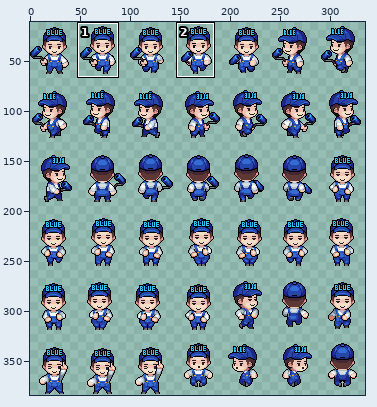
Sprite sheet -- blueman.png. The picture above shows the old version from afar; the outline marks the close-up.
Close-up. First the earlier version:
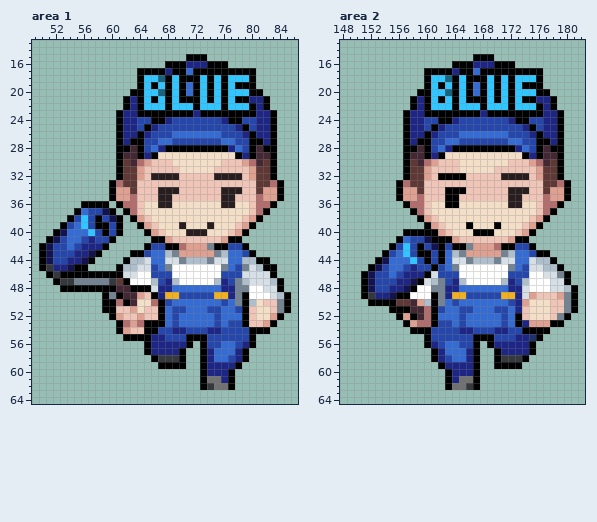
The file is 336x384 pixels. Colours within 5 levels of each other are drawn and written as one. Shown: area 1: x 49..86, y 13..64; area 2: x 148..182, y 13..64. The wide view leaves out empty margins. The commit also changed other parts of the picture, which this record leaves out.
New version:
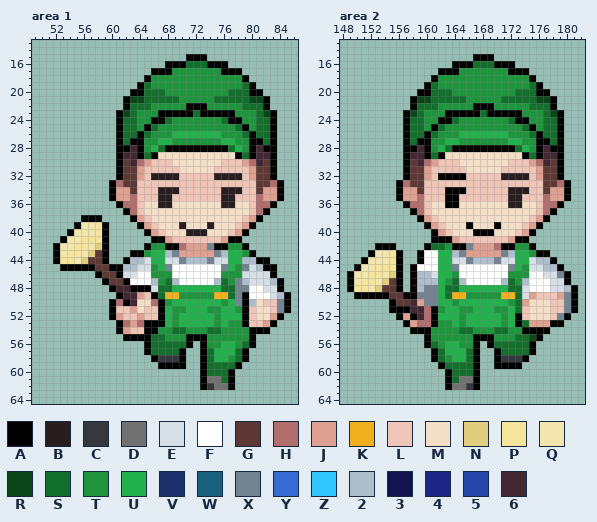
Palette (. is transparent): A #000000  B #281e20  C #35383d  D #717171  E #d6dfe6  F #ffffff  G #5d3834  H #b26d6d  J #dea091  K #f1b01e  L #eec5b7  M #f3dec8  N #e0cd7e  P #f5e49c  Q #f2e5ae  R #0c471c  S #13702c  T #1e943d  U #22b14c  V #1d316a  W #19627e  X #748391  Y #356cd3  Z #31c6ff  2 #aebecb  3 #131350  4 #1d2685  5 #2546ab  6 #432833
Edits made:
Changed rows in their new state; - is an unchanged pixel.
Area 1:
first column x 62:
16 ---------SSS---------
17 --..--ATTTTTTT---..--
18 --.ATTTTTTTTTTTTTA.--
19 ---STTTTTTTTTTTTTS---
20 ---SSSTTTTTTTTTSSS---
21 -RRSSSSSTTTTTSSSSSRR-
22 -SSSTTTTTA-ATTTTTSSS-
23 RSTTT-----S-----TTTSR
24 SSTT--STTTTTTTS--TTSS
25 SST-STTTTTTTTTTTS-TSS
26 SS-STTTUUUUUUUTTTS-SS
27 S--TTUUTTTTTTTUUTT--S
28 ---TUS---------SUT---
29 ---S-------------S---
first column x 50:
36 ------....--------------------
37 -----......-------------------
38 ----..AA-...------------------
39 ---..AQQP-..------------------
40 --..AQQQP-..------------------
41 -..AQQPPPA.-------------------
42 ..AQQPPQN-------TT---------TT-
43 ..AQPPQNGA-----TUU---------UUT
44 ..APPQNGGA------UU---------UU-
45 ...AA--AGGA-----TU---------UT-
46 -.......-GG-----TTT-------TTT-
47 --.......AG------TS-------ST--
48 ---.......-------SSUUUUUUUSS--
49 ---------..------S--TTTTT--S--
50 ---------.--------TUUUUUUUTU--
51 ---------.--------UTTUUUTTUUT-
52 ------------------UTUUUUUTUUU-
53 ------------------UTUUUUUTUTT-
54 -----------------TTSSTTTSSTTTT
55 ----------------SSTTT---TTTTTT
56 ----------------SSSSS---TTUUTS
57 ----------------SSSS----SUUUS-
58 ------------------------SUUTS-
59 ------------------------SSSS--
60 ------------------------SSS---
61 --------------------------S---
Area 2:
first column x 158:
16 ---------SSS---------
17 --..--ATTTTTTT---..--
18 --.ATTTTTTTTTTTTTA.--
19 ---STTTTTTTTTTTTTS---
20 ---SSSTTTTTTTTTSSS---
21 -RRSSSSSTTTTTSSSSSRR-
22 -SSSTTTTTA-ATTTTTSSS-
23 RSTTT-----S-----TTTSR
24 SSTT--STTTTTTTS--TTSS
25 SST-STTTTTTTTTTTS-TSS
26 SS-STTTUUUUUUUTTTS-SS
27 S--TTUUTTTTTTTUUTT--S
28 ---TUS---------SUT---
29 ---S-------------S---
31 -------L----M--------
first column x 149:
40 --------....---------------
41 -------.....---------------
42 ----AA-....ASST---------TT-
43 ---AQQPA..-FFUU---------UUT
44 --AQQQPA..AFFUU---------UU-
45 -AQQPPPA.AFFFUU---------UT-
46 AQQPPQNA.A22-UUT-------TTT-
47 AQPPQNGA.A22-UTS-------ST--
48 APPQNGGA.-2X-USSUUUUUUUSS--
49 -A-AAAGG-AXXXUS--TTTTT--S--
50 ---...-----XXUUTUUUUUUUTS--
51 -------------TUUTTUUUTTUS--
52 -------------UUUTUUUUUTU---
53 -------------TTUTUUUUUTU-S-
54 ------------TTTTSSTTTSSTT--
55 ------------TTTTTT---TTTSSR
56 ------------STUUTT---SSSSS-
57 -------------SUUUS----SSSS-
58 -------------STUUS---------
59 --------------SSSS---------
60 ---------------SSS---------
61 ---------------S-----------
Changed places in both close-ups, as pixel boxes (x1, y1, x2, y2):
changed: (123, 61, 270, 159)
changed: (39, 201, 249, 383)
changed: (410, 61, 557, 173)
changed: (347, 229, 536, 383)
